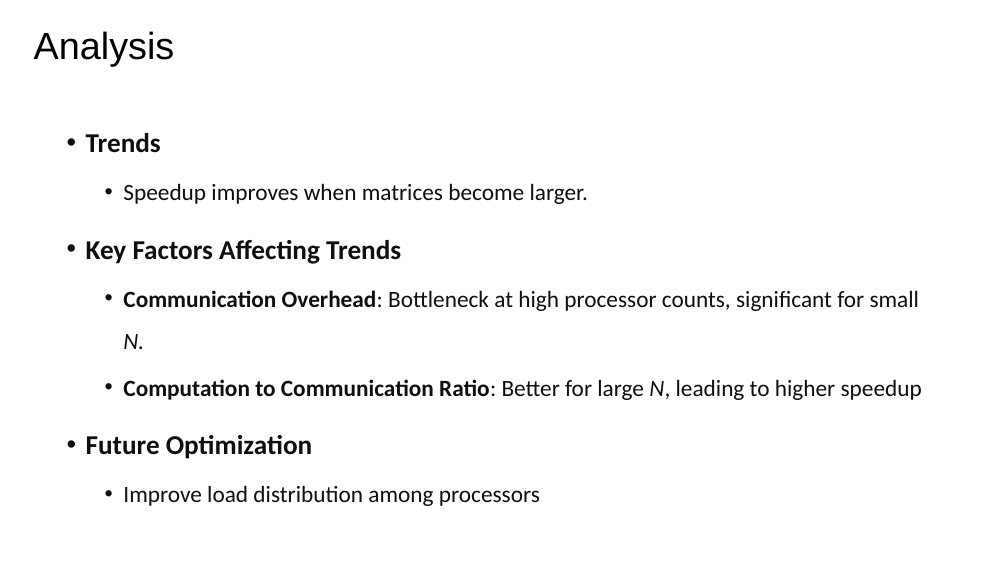
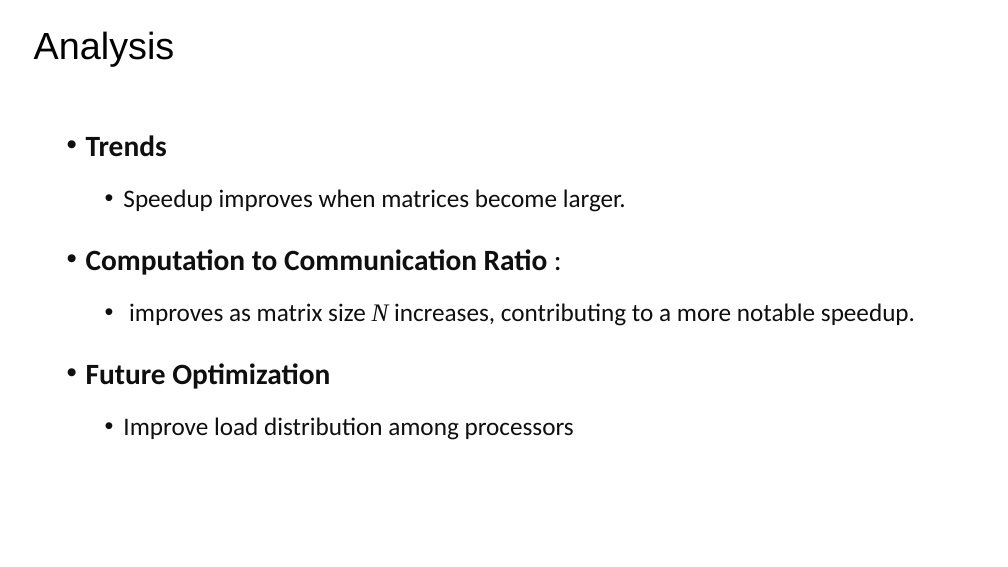
Before and after one commit to zhuliang21/Parallel-Matrix-Multiplication, a slide deck: slide 12 of powerpoint/Pre.pptx (slide 11 before the commit). Drawn at 1008x567 pixels with LibreOffice and Linux fonts; fonts in the diff are those of the drawing. Boxes give left, top, right and bottom in pixels: in the first picture for what was removed or moved away, otherwise in the second. Text is boxed around its words. In the diff, an @@ line names an element or a change of style, - is before the commit and + after.

```diff
--- a/powerpoint/Pre.pptx
+++ b/powerpoint/Pre.pptx
@@ text at box(86, 135, 626, 440): size 25.9 to 28 pt in "Trends", "Future Optimization"; size 22.2 to 24 pt in "Speedup improves when matrices become larger.", "Improve load distribution among processors" @@
@@ text at box(86, 249, 915, 326): text changed; size 22.2 to 24 pt @@
-• Key Factors Affecting Trends
-  • Communication Overhead: Bottleneck at high processor counts, significant for small N.
-  • Computation to Communication Ratio: Better for large N, leading to higher speedup
+• Computation to Communication Ratio :
+  • improves as matrix size N increases, contributing to a more notable speedup.
```
Also in this commit, not shown: 7 other slides changed, 1 other file.
